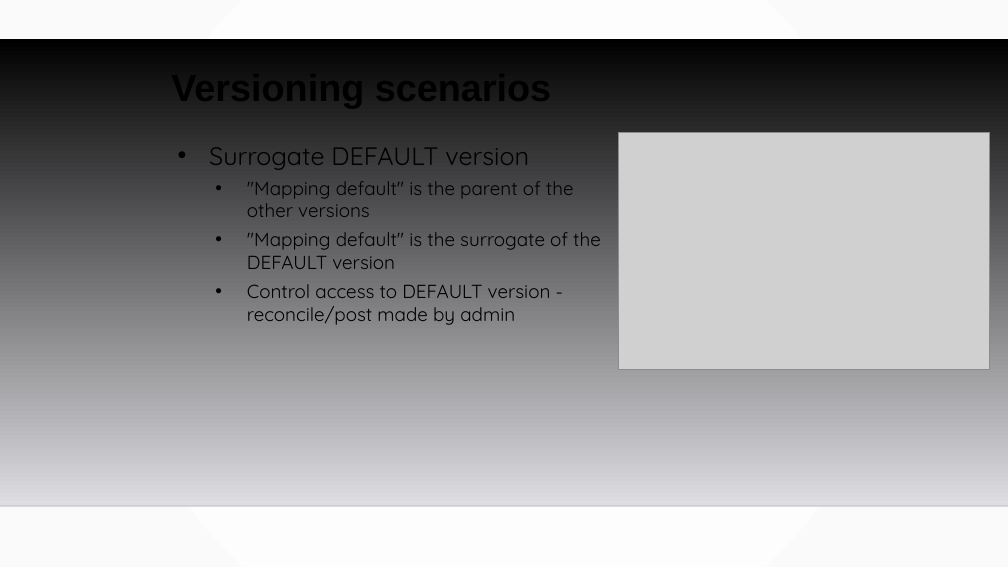
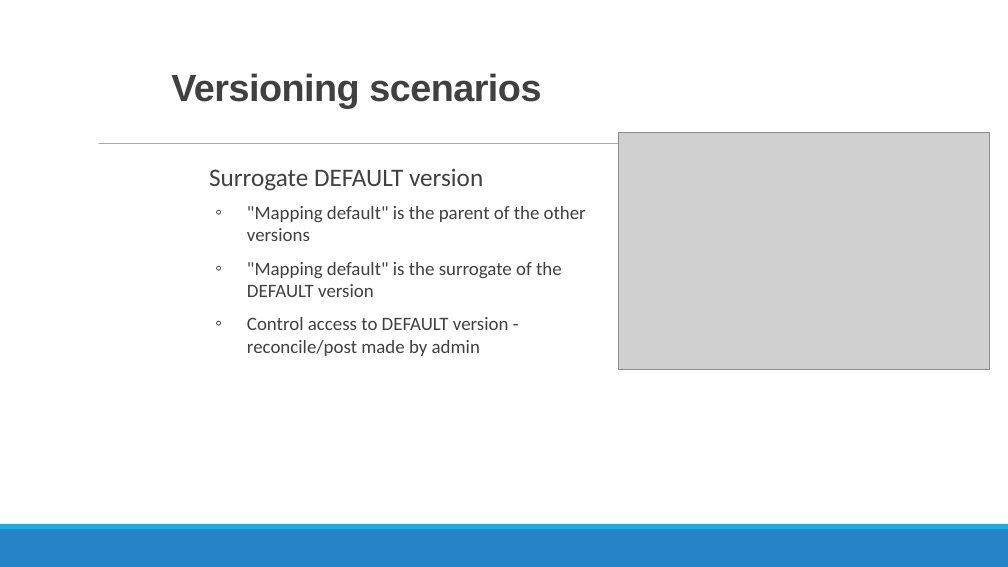
Before and after one commit to MGIS-UMN/GIS5577_week9, a slide deck: slide 18 of Database_Administration.odp. Drawn at 1008x567 pixels with LibreOffice and Linux fonts; fonts in the diff are those of the drawing; grey boxes stand for pictures; background and template pictures are left out. Boxes give left, top, right and bottom in pixels: in the first picture for what was removed or moved away, otherwise in the second. Text is boxed around its words. In the diff, an @@ line names an element or a change of style, - is before the commit and + after.

```diff
--- a/Database_Administration.odp
+++ b/Database_Administration.odp
@@ background gradient #FFFFFF to #FAFAFA to #FFFFFF @@
@@ title "Versioning scenarios" at (x1=171, y1=73, x2=541, y2=109): text colour #000000 to #404040, letter spacing 0 to -0.5 pt; line spacing 0.9 to 0.85 @@
@@ freeform shape removed at (x1=0, y1=39, x2=1008, y2=506) @@
@@ line added from (99, 144) to (923, 144), #7F7F7F 0.51 pt @@
@@ text "Surrogate DEFAULT version" moved from (x1=209, y1=147, x2=601, y2=325) to (x1=209, y1=168, x2=586, y2=356) @@
@@ text "Surrogate DEFAULT version" at (x1=209, y1=168, x2=586, y2=356): font Quicksand to Calibri, text colour #000000 to #404040; bullet • to  ; more space between paragraphs; bullet • to ◦ @@
@@ line removed from (0, 506) to (1008, 506) @@
@@ freeform shape added at (x1=0, y1=529, x2=1008, y2=567), fill #2683C6 @@
@@ freeform shape added at (x1=0, y1=524, x2=1008, y2=529), fill #1CADE4 @@
```
Also in this commit, not shown: 20 other slides changed.
